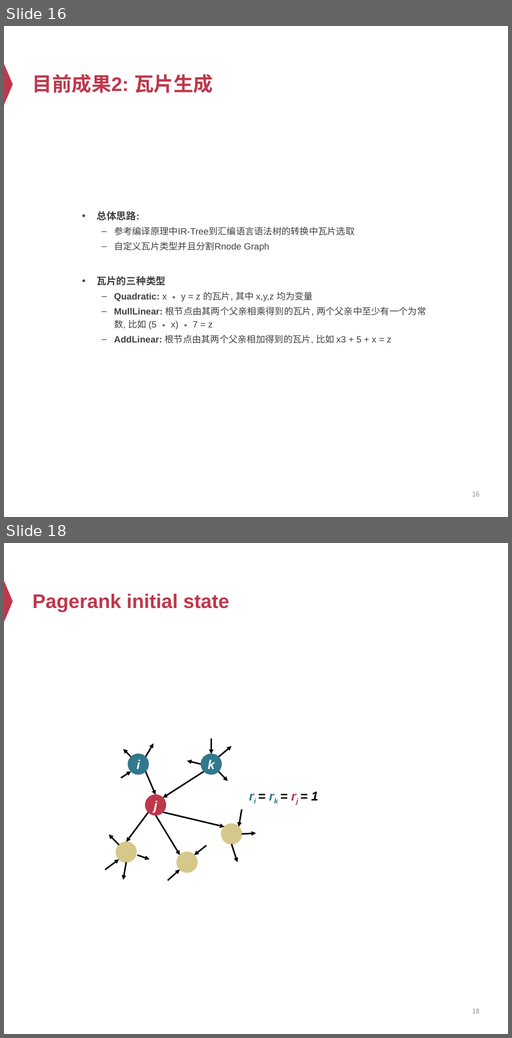
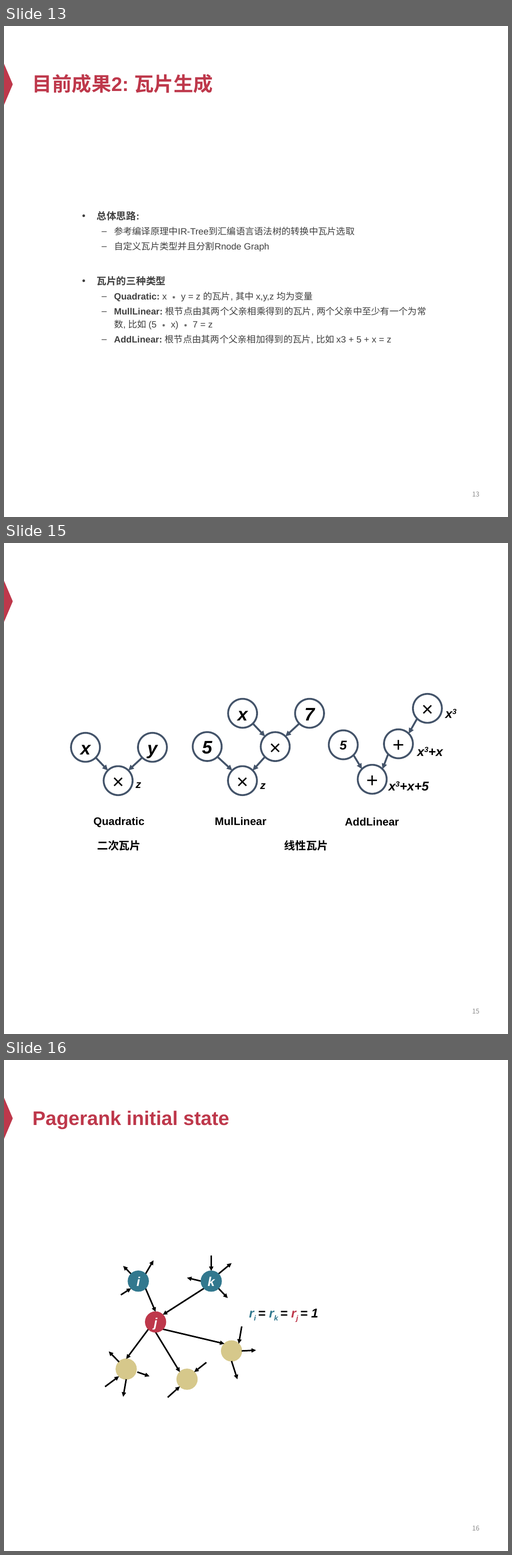
Before and after one commit to Ash1sc/R1CS-normal-form-generator, a slide deck: meeting_docs/中期答辩/中期答辩PPT [自动保存的].pptx. Shown one above the other, each under a label of ours: slides 16 and 18 before the commit, slides 13, 15 and 16 after it; the slides between them are not shown. The pictures are 512x1038 and 512x1555 pixels, drawn with LibreOffice and Linux fonts; fonts in the diff are those of the drawing. Boxes give left, top, right and bottom in pixels: in the first picture for what was removed or moved away, otherwise in the second. Text is boxed around its words. In the diff, an @@ line names an element or a change of style, - is before the commit and + after.

```diff
--- a/meeting_docs/中期答辩/中期答辩PPT [自动保存的].pptx
+++ b/meeting_docs/中期答辩/中期答辩PPT [自动保存的].pptx
@@ slide 15 added at (x1=4, y1=543, x2=508, y2=1034), background #FFFFFF; not listed: 1 template element that a slide beside it also shows @@
@@ ellipse added at (x1=228, y1=699, x2=257, y2=728), outline #44546A 4 pt, 40 pt, text #000000, bold, italic @@
+x
@@ ellipse added at (x1=295, y1=699, x2=324, y2=728), outline #44546A 4 pt, 40 pt, text #000000, bold, italic @@
+7
@@ ellipse added at (x1=413, y1=694, x2=442, y2=723), outline #44546A 4 pt, 44 pt, text #000000 @@
+×
@@ text added at (x1=437, y1=703, x2=466, y2=723), 28 pt, text #000000, bold, italic @@
+x3
@@ arrow added from (418, 719) to (409, 734), #44546A 4 pt @@
@@ ellipse added at (x1=71, y1=733, x2=100, y2=761), outline #44546A 4 pt, 40 pt, text #000000, bold, italic @@
+x
@@ ellipse added at (x1=138, y1=733, x2=167, y2=761), outline #44546A 4 pt, 40 pt, text #000000, bold, italic @@
+y
@@ ellipse added at (x1=193, y1=732, x2=222, y2=761), outline #44546A 4 pt, 40 pt, text #000000, bold, italic @@
+5
@@ arrow added from (253, 723) to (265, 737), #44546A 4 pt @@
@@ ellipse added at (x1=261, y1=732, x2=290, y2=761), outline #44546A 4 pt, 44 pt, text #000000 @@
+×
@@ arrow added from (300, 723) to (286, 737), #44546A 4 pt @@
@@ ellipse added at (x1=328, y1=731, x2=358, y2=759), outline #44546A 4 pt, 28 pt, text #000000, bold, italic @@
+5
@@ ellipse added at (x1=384, y1=729, x2=413, y2=759), outline #44546A 4 pt, 44 pt, text #000000 @@
++
@@ text added at (x1=417, y1=749, x2=424, y2=756), 28 pt, text #000000, bold, italic @@
+x3+x
@@ arrow added from (96, 757) to (108, 771), #44546A 4 pt @@
@@ ellipse added at (x1=104, y1=767, x2=132, y2=795), outline #44546A 4 pt, 44 pt, text #000000 @@
+×
@@ arrow added from (142, 757) to (128, 771), #44546A 4 pt @@
@@ arrow added from (218, 757) to (232, 771), #44546A 4 pt @@
@@ ellipse added at (x1=228, y1=767, x2=257, y2=795), outline #44546A 4 pt, 44 pt, text #000000 @@
+×
@@ arrow added from (265, 757) to (253, 771), #44546A 4 pt @@
@@ arrow added from (354, 755) to (362, 769), #44546A 4 pt @@
@@ ellipse added at (x1=358, y1=765, x2=387, y2=794), outline #44546A 4 pt, 44 pt, text #000000 @@
++
@@ arrow added from (388, 754) to (382, 769), #44546A 4 pt @@
@@ text added at (x1=136, y1=782, x2=141, y2=788), 24 pt, text #000000, bold, italic @@
+z
@@ text added at (x1=400, y1=781, x2=428, y2=791), 28 pt, text #000000, bold, italic @@
+x3+x+5
@@ text added at (x1=260, y1=783, x2=266, y2=789), 24 pt, text #000000, bold, italic @@
+z
@@ text added at (x1=94, y1=817, x2=144, y2=827), 24 pt, text #000000, bold @@
+Quadratic
@@ text added at (x1=215, y1=817, x2=266, y2=825), 24 pt, text #000000, bold @@
+MulLinear
@@ text added at (x1=345, y1=817, x2=399, y2=826), 24 pt, text #000000, bold @@
+AddLinear
@@ text added at (x1=97, y1=840, x2=141, y2=851), 24 pt, text #000000, bold @@
+二次瓦片
@@ text added at (x1=284, y1=840, x2=328, y2=851), 24 pt, text #000000, bold @@
+线性瓦片
@@ page number added at (x1=472, y1=1009, x2=480, y2=1013), 14.4 pt, text #8C8C8C @@
+15
@@ what was slide 16 is now slide 13 @@
@@ page number at (x1=472, y1=492, x2=480, y2=496): text changed @@
-16
+13
@@ what was slide 18 is now slide 16 @@
```
Also in this commit, not shown: 8 slides changed, 6 other slides added, 4 slides removed, 38 other files.
